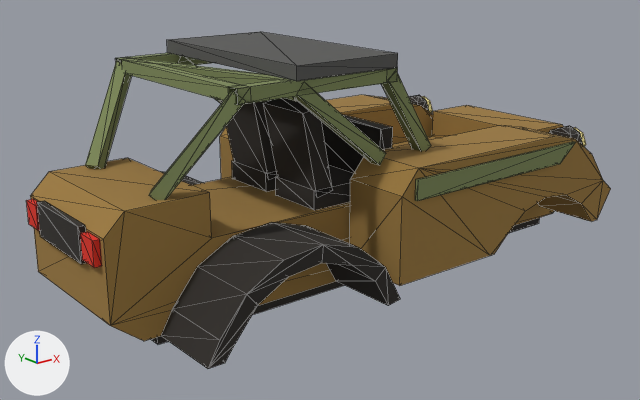
The glTF model public/models/base_buggy.glb as it was, and as the next commit left it.
Both versions are drawn from a 50 mm camera at (-3.63, -4.29, 1.65) aimed at (-0.18, 0.01, -0.07). The axes (+X, +Y, +Z) are drawn at lower left. The lights are the same throughout. The older version comes first. Mesh edges are drawn as thin lines. Vertices at exactly the same position are counted once.

The first picture shows 'base_buggy'.
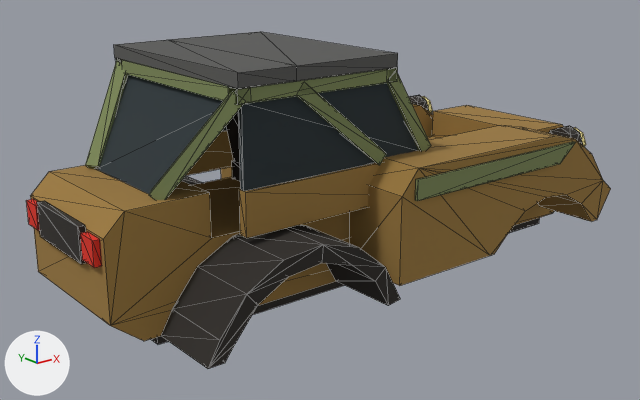
Pixel boxes (x1, y1, x2, y2) of what changed, in the pictures (640 x 400 px):
part 1 of me_tub, added (brown): after (185, 130, 233, 176)
part 2 of me_tub, added (brown): after (239, 162, 382, 238)
part 3 of me_tub, added: after (114, 40, 297, 89)
part 4 of me_tub, added: after (96, 75, 418, 194)

Edits to the bpy script that builds the scene:
```text
Add mat_glass:
    mat_glass = principled_material('glass')
    mat_glass.base_color = (0.0232, 0.0343, 0.0395)  # dark grey #2a3438
    mat_glass.roughness = 1.0
Change me_tub:
    used by ob_base_buggy; location = (0.0, 0.0, 0.0)
    remove me_tub.from_pydata(...)  # 404 vertices, 680 faces; spans x -1.95..1.91, y -0.95..0.95, z -0.51..0.95
    add me_tub.from_pydata(...)  # 460 vertices, 764 faces; spans x -1.95..1.91, y -0.95..0.95, z -0.51..0.95
    me_tub part 1: a new loose piece, a box spanning x -1.2..0.0, y 0.59..0.65, z 0.08..0.33, in mat_paint (brown #9c7a3e)
    me_tub part 2: a new loose piece, a box spanning x -1.2..0.0, y -0.65..-0.59, z 0.08..0.33, in mat_paint (brown #9c7a3e)
    me_tub part 3: a new loose piece, a box spanning x -1.24..-0.88, y -0.67..0.67, z 0.87..0.95, in mat_metal (dark grey #5a5a58)
    me_tub part 4
    24 vertices are added at x -1.56..-0.2, y -0.63..0.63, z 0.3..0.79
    8 new vertices lie (0.3, 0.0, -0.46) away from vertices in x -0.23..-0.2, y -0.63..0.63, z 0.79
    48 new faces join them, mat_glass (dark grey #2a3438)
    add me_tub.materials.append(mat_glass)  # dark grey #2a3438
```
